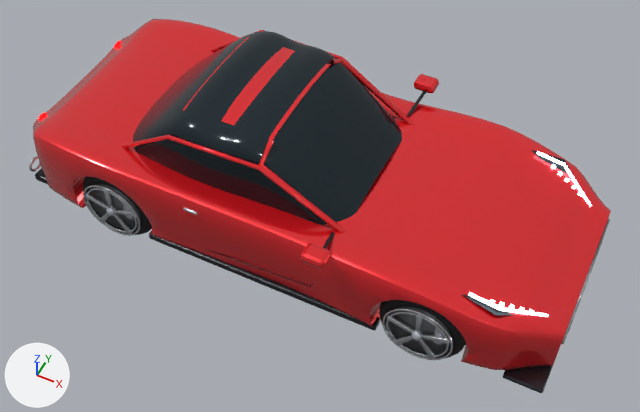
Before and after pictures for a commit that changed the Blender file Horizon-REA-2026/tools/blender/selected-sources/ferrari-california-t.blend.
Camera for both pictures: a 50 mm lens placed at (2.31, -4.47, 5.74), pointed at (0.18, -0.22, 0.43). Lighting does not change. The marker at lower left points along +X, +Y and +Z. The first picture is the older version.

Names of what the first picture shows: 'body_carbon_trim', 'body_glass', 'body_headlight', 'body_paint', 'wheel_fl_disc', 'wheel_fl_rim', 'wheel_fl_rubber', 'wheel_rl_disc', 'wheel_rl_rim', 'wheel_rl_rubber' and 5 more.
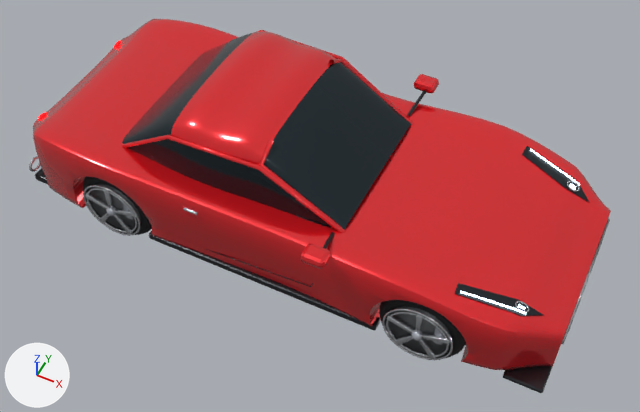
The change, as a diff of the scene's bpy script:
```diff
--- a/Horizon-REA-2026/tools/blender/selected-sources/ferrari-california-t.blend.py
+++ b/Horizon-REA-2026/tools/blender/selected-sources/ferrari-california-t.blend.py
@@ me_coachwork @@
-me_coachwork.from_pydata(...)  # 2943 vertices, 5768 faces; spans x -2.29..2.29, y -1.1..1.1, z 0.13..1.33
+me_coachwork.from_pydata(...)  # 3047 vertices, 5960 faces; spans x -2.29..2.29, y -1.1..1.1, z 0.13..1.35
+# me_coachwork part 1: 48 vertices moved from x -0.76..-0.07, y -0.39..0.39, z 1.29..1.33 to x -0.75..-0.07, y -0.39..0.39, z 1.3..1.35; 45 vertices removed from x -0.76..-0.07, y -0.49..0.49, z 1.28..1.33; 149 vertices added at x -0.82..-0.07, y -0.69..0.69, z 1.16..1.35
 me_coachwork.materials.append(mat_paint)
@@ me_glazing @@
-me_glazing.from_pydata(...)  # 625 vertices, 1152 faces; spans x -1.42..0.59, y -0.71..0.71, z 0.67..1.35
+me_glazing.from_pydata(...)  # 625 vertices, 768 faces; spans x -1.42..0.59, y -0.71..0.71, z 0.77..1.35
+# me_glazing part 2: 137 vertices moved from x -1.42..0.59, y -0.71..-0.24, z 0.67..1.28 to x -1.42..0.59, y -0.71..-0.24, z 0.78..1.28; 25 vertices removed from x -1.35..0.52, y -0.69..-0.36, z 0.83..1.31; 25 vertices added at x -1.25..0.41, y -0.69..-0.38, z 0.93..1.32
+# me_glazing part 3: 137 vertices moved from x -1.42..0.59, y 0.24..0.71, z 0.67..1.28 to x -1.42..0.59, y 0.24..0.71, z 0.78..1.28; 25 vertices removed from x -1.35..0.52, y 0.36..0.69, z 0.83..1.31; 25 vertices added at x -1.25..0.41, y 0.38..0.69, z 0.93..1.32
 me_glazing.materials.append(mat_glass)
@@ me_window_sill @@
-me_window_sill.from_pydata(...)  # 820 vertices, 1470 faces; spans x -2.29..2.29, y -0.98..0.98, z 0.11..0.89
+me_window_sill.from_pydata(...)  # 1134 vertices, 2026 faces; spans x -2.29..2.29, y -0.98..0.98, z 0.11..0.89
+# me_window_sill part 4: the loose piece of 4 vertices spanning x 1.55..2.14, y 0.54..0.83, z 0.59..0.78 is rebuilt with 161 vertices and now spans x 1.51..2.12, y 0.59..0.81, z 0.63..0.78
+# me_window_sill part 5: the loose piece of 4 vertices spanning x 1.55..2.14, y -0.83..-0.54, z 0.59..0.78 is rebuilt with 161 vertices and now spans x 1.51..2.12, y -0.81..-0.59, z 0.63..0.78
 me_window_sill.materials.append(mat_carbon_trim)
@@ me_headlight @@
-me_headlight.from_pydata(...)  # 608 vertices, 1144 faces; spans x 1.6..2.14, y -0.78..0.78, z 0.6..0.8
+me_headlight.from_pydata(...)  # 674 vertices, 1248 faces; spans x 1.55..2.0, y -0.79..0.79, z 0.67..0.8
+# me_headlight part 6: 11 vertices moved within x 1.6..1.98, y -0.77..-0.63, z 0.67..0.78; 164 vertices removed from x 1.6..2.14, y -0.78..-0.56, z 0.6..0.8; 309 vertices added at x 1.55..2.0, y -0.79..-0.62, z 0.67..0.8
+# me_headlight part 7: 10 vertices moved within x 1.6..1.98, y 0.63..0.77, z 0.67..0.78; 164 vertices removed from x 1.6..2.14, y 0.56..0.78, z 0.6..0.8; 309 vertices added at x 1.55..2.0, y 0.62..0.79, z 0.67..0.8
+# other edits to the shape of me_headlight do not show in these pictures
 me_headlight.materials.append(mat_headlight)
```

Boxes [x1, y1, x2, y2] around the edits, measured in the pictures (640 x 412 px; the box of a moved part takes in the faces that stretch with it):
'body_glass', reshaped (8% wider)
    before: [133, 31, 402, 225]
    after: [122, 32, 412, 230]
'body_headlight', reshaped
    before: [468, 151, 592, 317]
    after: [460, 149, 580, 315]
part 1 of me_coachwork, built on
    before: [183, 37, 330, 140]
    after: [171, 31, 336, 165]
part 2 of me_glazing, moved or reshaped
    before: [133, 97, 374, 225]
    after: [122, 92, 374, 230]
part 3 of me_glazing, moved or reshaped
    before: [174, 31, 402, 162]
    after: [172, 32, 412, 162]
part 4 of me_window_sill, rebuilt
    before: [532, 150, 570, 174]
    after: [522, 146, 590, 203]
part 5 of me_window_sill, rebuilt
    before: [462, 294, 514, 315]
    after: [455, 283, 543, 316]
part 6 of me_headlight, moved or reshaped
    before: [468, 292, 549, 317]
    after: [460, 291, 526, 315]
part 7 of me_headlight, moved or reshaped
    before: [536, 151, 592, 207]
    after: [530, 149, 580, 190]
